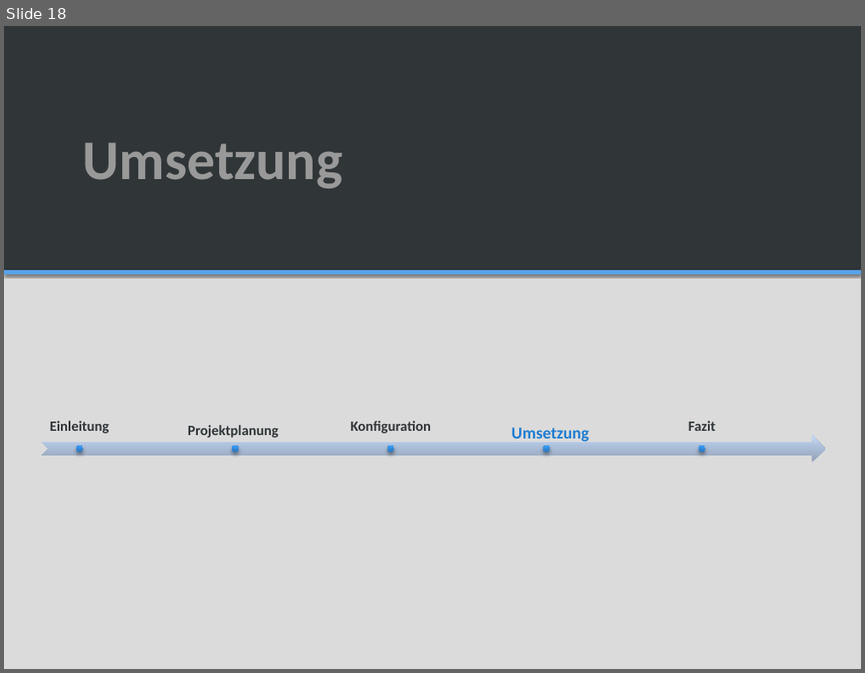
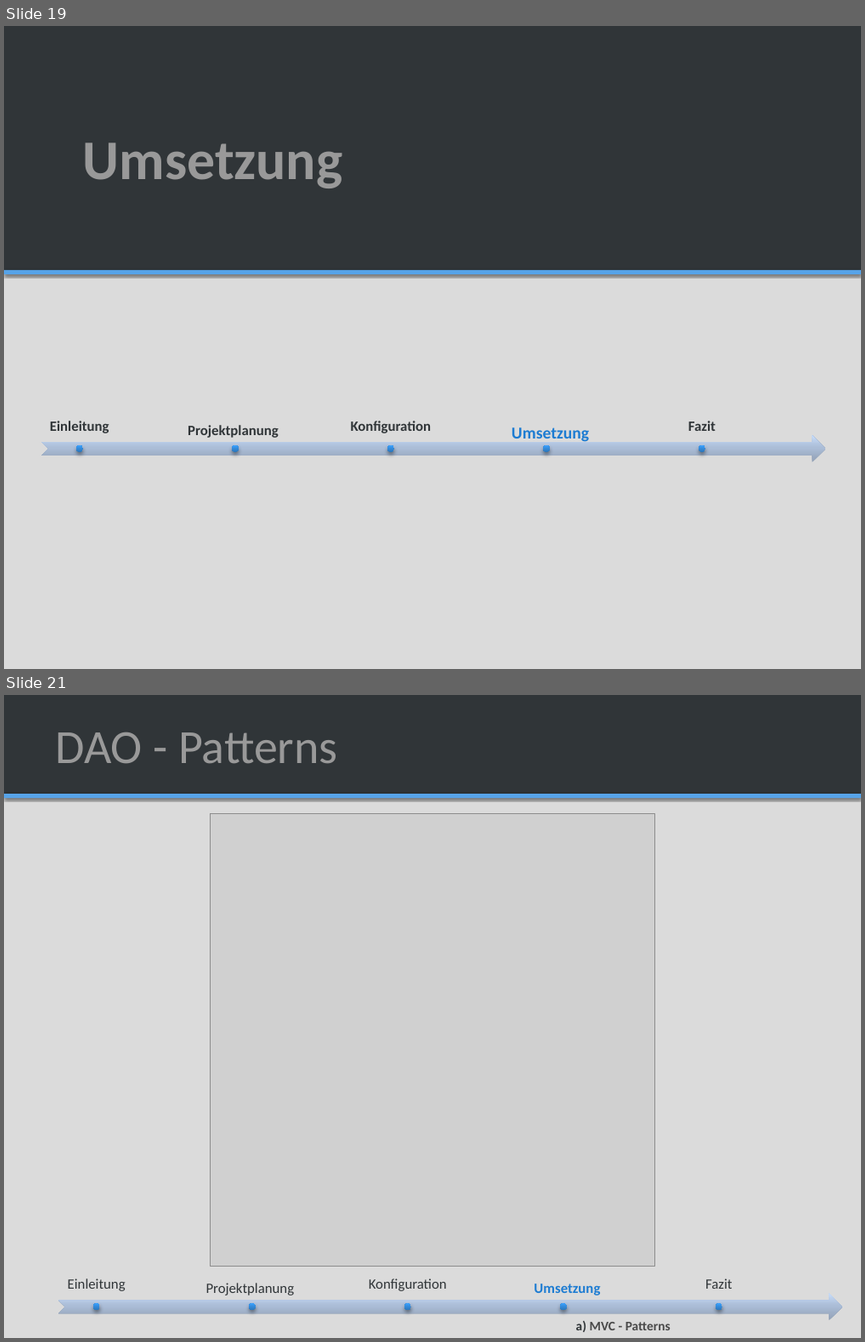
Before and after one commit to SAS-Systems/Unveiled-Documentation, a slide deck: Unveiled_MidtermPresentation_V1.0.pptx. Shown one above the other, each under a label of ours: slide 18 before the commit, slides 19 and 21 after it; the slides between them are not shown. The pictures are 865x673 and 865x1342 pixels, drawn with LibreOffice and Linux fonts; fonts in the diff are those of the drawing; grey boxes stand for pictures; background and template pictures are left out. Boxes give left, top, right and bottom in pixels: in the first picture for what was removed or moved away, otherwise in the second. Text is boxed around its words. In the diff, an @@ line names an element or a change of style, - is before the commit and + after.

```diff
--- a/Unveiled_MidtermPresentation_V1.0.pptx
+++ b/Unveiled_MidtermPresentation_V1.0.pptx
@@ slide 21 added at (x1=4, y1=695, x2=861, y2=1338), background #DBDBDB; not listed: 1 template element that a slide beside it also shows @@
@@ rectangle added at (x1=4, y1=695, x2=861, y2=794), fill #303538 @@
@@ title added at (x1=55, y1=732, x2=337, y2=763), 40 pt, text #999999 @@
+  DAO - Patterns
@@ picture added at (x1=211, y1=814, x2=655, y2=1266) @@
@@ group added at (x1=59, y1=1278, x2=843, y2=1320): 5 texts, 5 ellipses, 1 notched right arrow @@
+Einleitung
+Projektplanung
+Konfiguration
+Umsetzung
+Fazit
@@ text added at (x1=576, y1=1321, x2=670, y2=1332), 11 pt, text #4A4A4A, bold @@
+  a) MVC - Patterns
@@ what was slide 18 is now slide 19 @@
```
Also in this commit, not shown: 4 slides changed, 3 other slides added, 5 other files.
